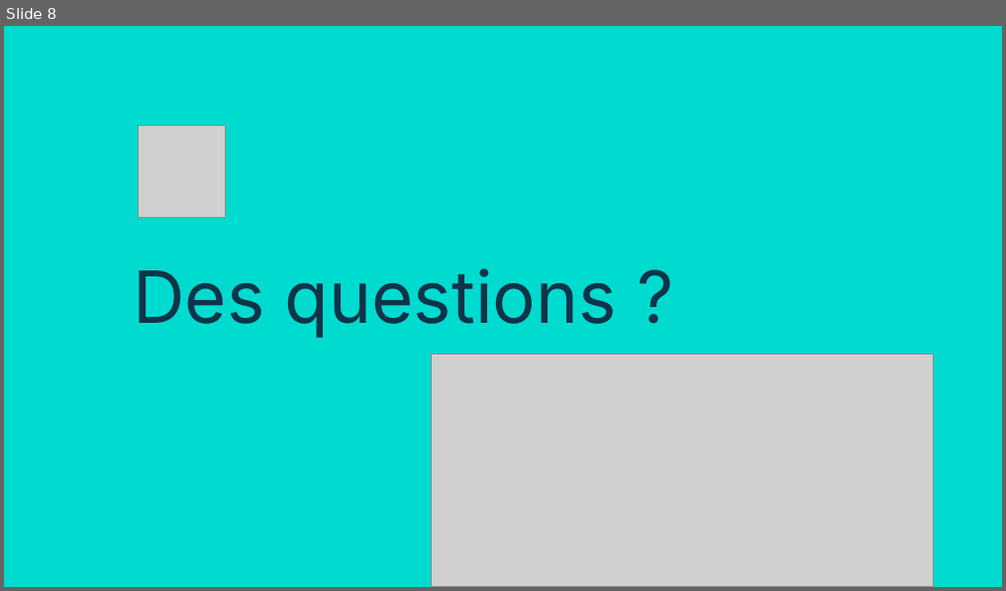
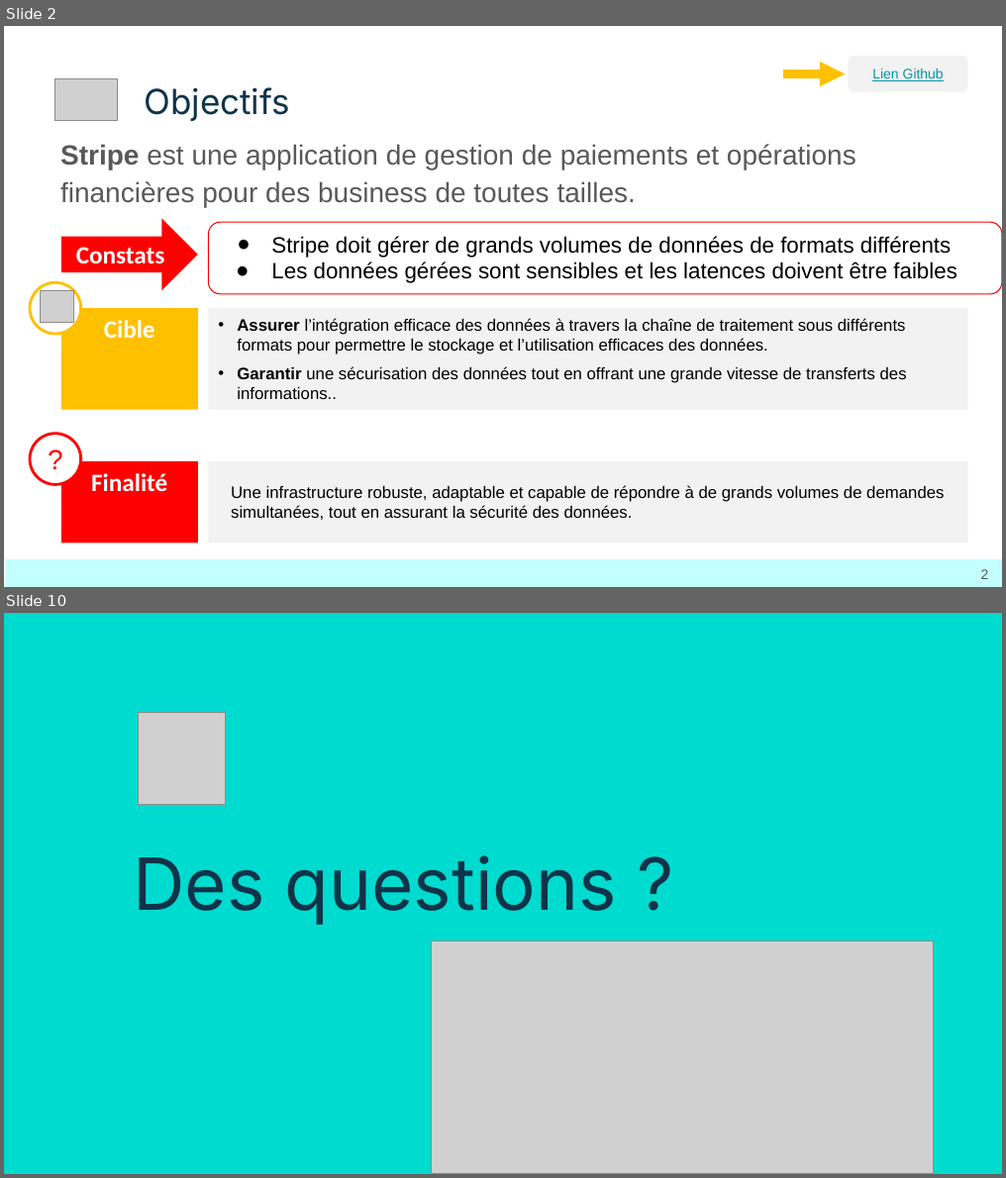
Before and after one commit to Sheikoh/Projet_Stripe, a slide deck: B2_Stripe.pptx. Shown one above the other, each under a label of ours: slide 8 before the commit, slides 2 and 10 after it; the slides between them are not shown. The pictures are 1006x591 and 1006x1178 pixels, drawn with LibreOffice and Linux fonts; fonts in the diff are those of the drawing; grey boxes stand for pictures. Boxes give left, top, right and bottom in pixels: in the first picture for what was removed or moved away, otherwise in the second. Text is boxed around its words. In the diff, an @@ line names an element or a change of style, - is before the commit and + after.

```diff
--- a/B2_Stripe.pptx
+++ b/B2_Stripe.pptx
@@ slide 2 added at (x1=4, y1=26, x2=1002, y2=587), background #FFFFFF @@
@@ picture added at (x1=54, y1=78, x2=118, y2=121) @@
@@ arrow added from (782, 74) to (846, 74), #FFC000 6 pt @@
@@ rounded rectangle added at (x1=848, y1=56, x2=968, y2=92), fill #F2F2F2 @@
@@ text added at (x1=872, y1=69, x2=944, y2=81), 10 pt, text #0097A7, underline @@
+Lien Github
@@ title added at (x1=145, y1=87, x2=290, y2=121), 25 pt, text #0E3449 @@
+Objectifs
@@ text added at (x1=60, y1=144, x2=856, y2=207), 20 pt, text #595959 @@
+Stripe est une application de gestion de paiements et opérations financières pour des business de toutes tailles.
@@ right arrow added at (x1=60, y1=219, x2=198, y2=290), fill #FF0000, 18 pt, text #FFFFFF, bold @@
+Constats
@@ rounded rectangle added at (x1=209, y1=223, x2=1002, y2=294), outline #FF0000 0.75 pt, 16 pt, text #000000 @@
+● Stripe doit gérer de grands volumes de données de formats différents
+● Les données gérées sont sensibles et les latences doivent être faibles
@@ ellipse added at (x1=30, y1=282, x2=81, y2=333), fill #FFFFFF, outline #FFC000 2 pt @@
@@ picture added at (x1=40, y1=290, x2=74, y2=322) @@
@@ rectangle added at (x1=60, y1=308, x2=198, y2=410), fill #FFC000, 18 pt, text #FFFFFF, bold @@
+Cible
@@ rectangle added at (x1=209, y1=308, x2=968, y2=410), fill #F2F2F2, 12 pt, text #000000 @@
+• Assurer l’intégration efficace des données à travers la chaîne de traitement sous différents formats pour permettre le stockage et l’utilisation efficaces des données.
+• Garantir une sécurisation des données tout en offrant une grande vitesse de transferts des informations..
@@ ellipse added at (x1=30, y1=433, x2=81, y2=484), fill #FFFFFF, outline #FF0000 2 pt, 20 pt, text #FF0000 @@
+?
@@ rectangle added at (x1=60, y1=461, x2=198, y2=543), fill #FF0000, 18 pt, text #FFFFFF, bold @@
+Finalité
@@ rectangle added at (x1=209, y1=461, x2=968, y2=543), fill #F2F2F2, 12 pt, text #000000 @@
+Une infrastructure robuste, adaptable et capable de répondre à de grands volumes de demandes simultanées, tout en assurant la sécurité des données.
@@ rectangle added at (x1=5, y1=560, x2=1002, y2=586), fill #C3FFFC @@
@@ page number added at (x1=981, y1=570, x2=989, y2=579), 10 pt, text #595959 @@
+2
@@ what was slide 8 is now slide 10 @@
```
Also in this commit, not shown: 1 slide changed, 7 other slides added, 6 slides removed, 1 other file.
